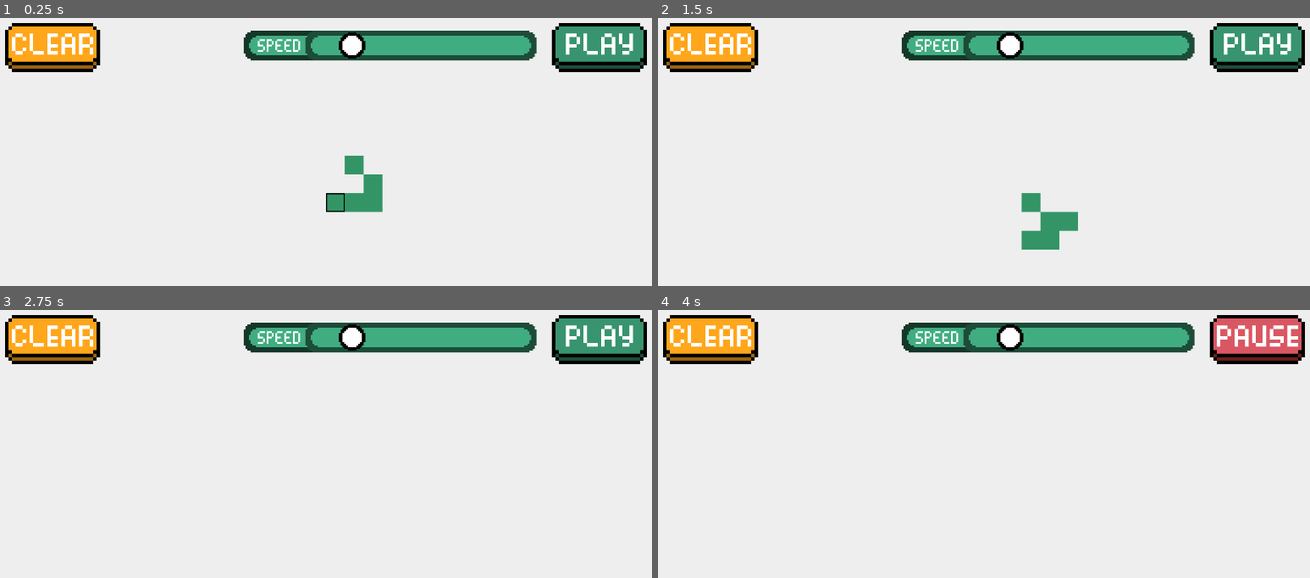
Above: before the commit, frames 1-4 (two rows, left to right).
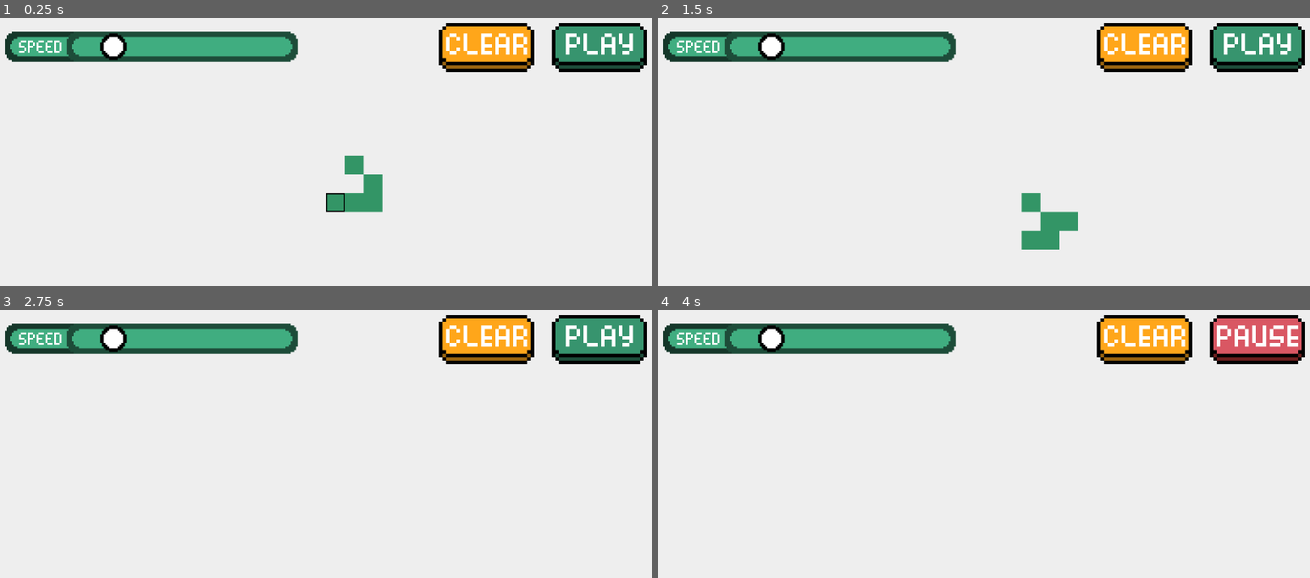
Above: after the commit, the same moments.

Repository: amaark/conways-game-of-life
Game: Godot game, scene res://scenes/main.tscn
Same seed, same stepped clock (60 frames per second), same inputs: the game is played once before the commit and once after it.
Inputs (mouse positions are in pixels of both pictures, inside the frame that each line leads up to; where the layout moved, square brackets give the same spot in the first picture):
- Up to frame 1 (0.25 s): no input
- Up to frame 2 (1.5 s): click (1257, 47) at 0.5 s; click (1257, 47) at 1.25 s
- Up to frame 3 (2.75 s): click (489, 339) [52, 339] at 2 s
- Up to frame 4 (4 s): click (1147, 339) [710, 339] at 2.75 s; click (1257, 339) at 3.5 s

The runs differ from the first frame. In frame 1, 10% of the frame differs, in the area x 0-83%, y 1-21%; in frame 2, 10%; in frame 3, 10%; in frame 4, 10%.

Commit message:
Swap positions of clear button and speed slider

Diff:
--- a/scenes/hud.tscn
+++ b/scenes/hud.tscn
@@ -37,23 +37,23 @@
 stretch_mode = 0
 
 [node name="ClearButton" type="TextureButton" parent="."]
-offset_left = 30.0
+anchors_preset = 1
+anchor_left = 1.0
+anchor_right = 1.0
+offset_left = -384.0
 offset_top = 30.0
-offset_right = 192.0
+offset_right = -222.0
 offset_bottom = 114.0
+grow_horizontal = 0
 texture_normal = ExtResource("4_5pdws")
 texture_pressed = ExtResource("5_hd3ao")
 stretch_mode = 0
 
 [node name="SpeedSlider" type="HSlider" parent="."]
-anchors_preset = 1
-anchor_left = 1.0
-anchor_right = 1.0
-offset_left = -611.0
-offset_top = 43.0
-offset_right = -480.0
-offset_bottom = 60.0
-grow_horizontal = 0
+offset_left = 135.0
+offset_top = 45.0
+offset_right = 266.0
+offset_bottom = 62.0
 scale = Vector2(3, 3)
 theme_override_icons/grabber = ExtResource("4_uo2fv")
 theme_override_icons/grabber_highlight = ExtResource("4_uo2fv")
